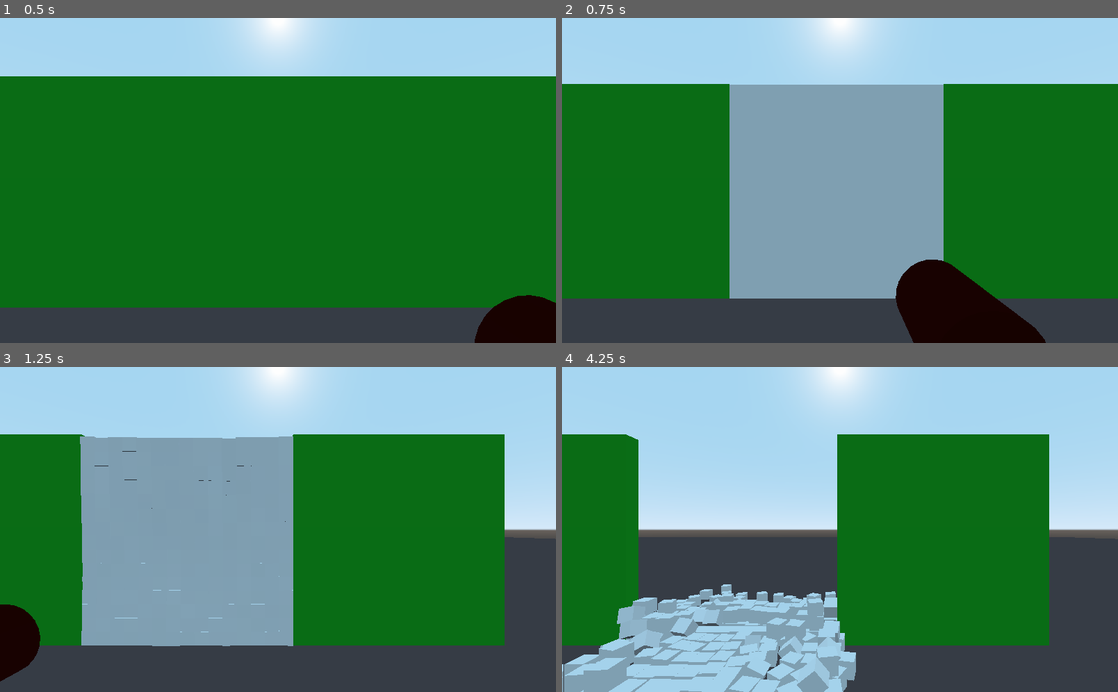
Above: before the commit, frames 1-4 (two rows, left to right).
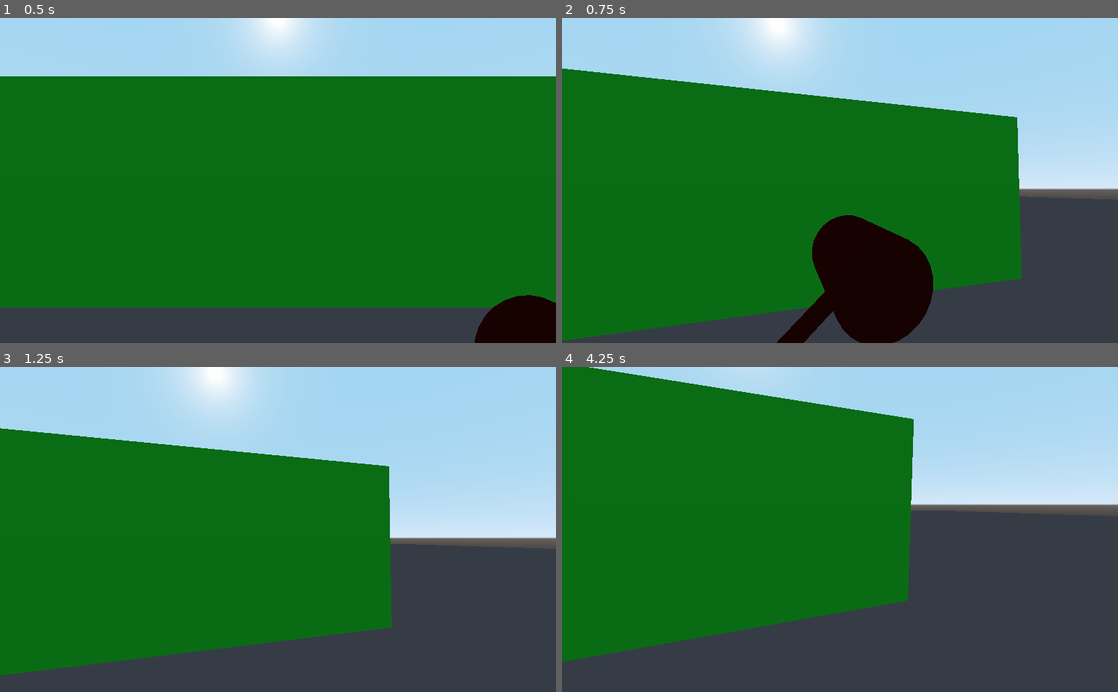
Above: after the commit, the same moments.

Repository: Gedas-S/what-minotaur
Game: Godot game, scene res://Maze.tscn
The game is run twice, just before and just after one commit, with the same random seed, the same clock (stepped at 60 frames per second) and the same inputs.
Inputs (mouse positions are in pixels of both pictures, inside the frame that each line leads up to):
- Up to frame 1 (0.5 s): no input
- Up to frame 2 (0.75 s): tap Enter at 0.5 s; move the mouse to (962, 164) at 0.52 s; hold D from 0.53 s (still down); tap E at 0.6 s
- Up to frame 3 (1.25 s): keep holding D
- Up to frame 4 (4.25 s): move the mouse to (728, 545) at 1.27 s; release D at 1.28 s; hold S 1.28-2.03 s; tap E every 0.75 s from 1.35 to 3.6 s; move the mouse to (895, 458) at 2.02 s; hold D 2.03-2.78 s; move the mouse to (812, 594) at 2.77 s; hold W 2.78-3.53 s; move the mouse to (1006, 578) at 3.52 s; hold A from 3.53 s (still down)

Frame 1 is identical in both runs. In frame 2, 50% of the frame differs, in the area x 0-100%, y 0-100%; in frame 3, 46%; in frame 4, 60%.
Error before the commit: Invalid get index 'transform' (on base: 'null instance'). (res://Player.gd:23)

Commit message:
remove old hammer swing attempt

Diff:
--- a/Player.gd
+++ b/Player.gd
@@ -1,36 +1,23 @@
 extends KinematicBody
 
-export var speed = 150
-export var sensitivity = 1
-var velocity = Vector3(0,0,0)
-var esc_capture = false
-var rotating = true
-var mouse_ratio = 0
-var camera = Camera
-
-var hammer = Spatial
-var hammer_phase = 5
-var hammer_origin = Vector3(0,0,0)
-var hammer_rotation = Vector3(0,0,0)
-var hammer_last_phase = 0
-var hammer_from_loc = Vector3(0,0,0)
-var hammer_from_rot = Vector3(0,0,0)
+export var speed : float = 150
+export var sensitivity : float = 1
+var velocity : Vector3 = Vector3(0,0,0)
+var esc_capture : bool = false
+var rotating : bool = true
+var mouse_ratio : float = 0
+var camera : Camera
+var hammer : AnimationPlayer
 
 func _ready():
 	self.camera = self.get_node("PlayerEyes")
 	self.camera.make_current()
-	self.hammer = self.get_node("Hammer/Handle")
-	self.hammer_origin = self.hammer.transform.origin
-	self.hammer_rotation = self.hammer.transform.basis
+	self.hammer = self.get_node("Hammer/AnimationPlayer")
 	Input.set_mouse_mode(Input.MOUSE_MODE_CAPTURED)
 	self.recalculate_ratios()
-	self.translate(Vector3(0,0,10))
 
 func _process(delta):
 	self.move_and_slide((self.transform.xform(velocity.normalized())-self.transform.origin)*speed*delta)
-	if hammer_phase < 3:
-		hammer_phase += delta
-		self.do_hammering(hammer_phase)
 
 func _unhandled_input(event):
 	if event is InputEventKey:
@@ -43,9 +30,7 @@
 		elif event.scancode == KEY_A:
 			velocity.x = int(event.pressed) * -1
 		elif event.scancode == KEY_E:
-			if hammer_phase >= 3:
-				hammer_phase = 0
-			self.get_parent().get_node("WallSegment2").shatter()
+			self.hammer.play("SwingHammer")
 		elif event.scancode == KEY_ESCAPE and event.pressed != esc_capture:
 			esc_capture = event.pressed
 			if event.pressed:
@@ -57,11 +42,3 @@
 
 func recalculate_ratios():
 	mouse_ratio = -deg2rad(self.camera.fov) * sensitivity / get_viewport().size[0]
-
-func do_hammering(phase):
-	if phase < 1:
-		if hammer_last_phase != 1:
-			hammer_last_phase = 1
-			hammer_from_loc = hammer.transform.origin
-			hammer_from_rot = hammer.transform.rotation
-		hammer.transform.origin = hammer_from_loc.linear_interpolate(Vector3(0,2,0))
